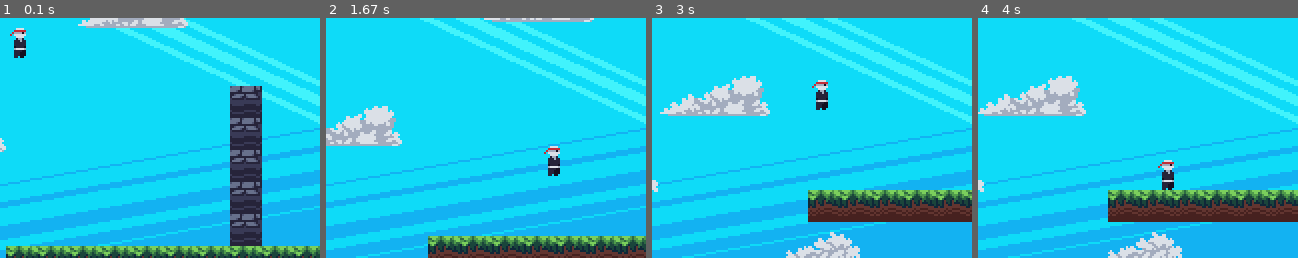
Above: before the commit, frames 1-4 (left to right).
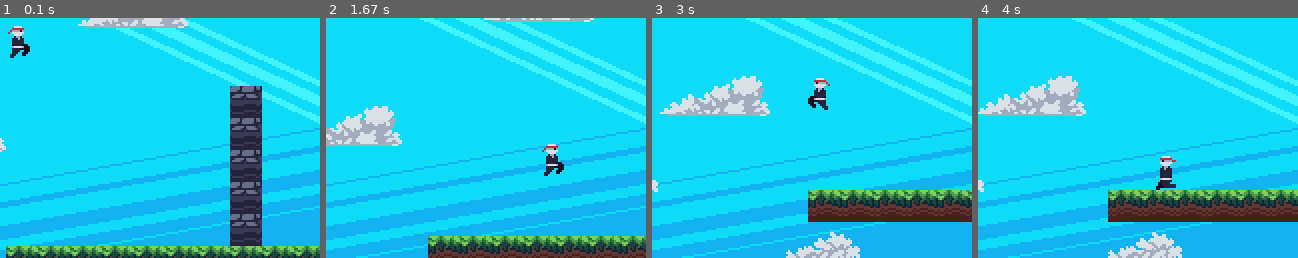
Above: after the commit, the same moments.

Repository: Leovalcante/pygame-platformer
Game: pygame game, started from game.py
Two runs of this game, one before a commit and one after it. Both use one fixed random seed, a clock stepped at 60 frames per second and the inputs below.
Inputs:
- Up to frame 1 (0.1 s): no input
- Up to frame 2 (1.67 s): hold Right 0.33-0.8 s; hold Up 0.83-1.13 s; hold Right 1.17-1.63 s
- Up to frame 3 (3 s): hold Left 1.67-2.2 s; hold Left 2.23-2.63 s; hold Up from 2.67 s (still down)
- Up to frame 4 (4 s): release Up at 3.03 s; hold Right 3.07-3.7 s; hold Left from 3.73 s (still down)
The pictures show only the part of the screen within x 20-70%, y 24-74%; the shares and areas given below are measured in that part.

The runs differ from the first frame. In frame 1, 0.4% of the frame differs, in the area x 2-10%, y 3-17%; in frame 2, 0.4%; in frame 3, 0.5%; in frame 4, 0.5%, in the area x 55-62%, y 57-72%.

Commit message:
animations!

Diff:
--- a/game.py
+++ b/game.py
@@ -4,9 +4,9 @@
 import pygame
 
 from scripts.clouds import Clouds
-from scripts.entities import PhysicsEntity
+from scripts.entities import Player
 from scripts.tilemap import Tilemap
-from scripts.utils import load_image, load_images
+from scripts.utils import load_image, load_images, Animation
 
 
 class Game:
@@ -27,9 +27,24 @@
             "player": load_image(os.path.join("entities", "player.png")),
             "background": load_image("background.png"),
             "clouds": load_images("clouds"),
+            "player/idle": Animation(
+                load_images(os.path.join("entities", "player", "idle")), img_dur=6
+            ),
+            "player/run": Animation(
+                load_images(os.path.join("entities", "player", "run")), img_dur=4
+            ),
+            "player/jump": Animation(
+                load_images(os.path.join("entities", "player", "jump"))
+            ),
+            "player/slide": Animation(
+                load_images(os.path.join("entities", "player", "slide"))
+            ),
+            "player/wall_slide": Animation(
+                load_images(os.path.join("entities", "player", "wall_slide"))
+            ),
         }
         self.clouds = Clouds(self.assets["clouds"], count=16)
-        self.player = PhysicsEntity(self, "player", (50, 50), (8, 15))
+        self.player = Player(self, (50, 50), (8, 15))
         self.tilemap = Tilemap(self)
 
         self.scroll = [0, 0]
--- a/scripts/entities.py
+++ b/scripts/entities.py
@@ -7,17 +7,27 @@
 class PhysicsEntity:
     def __init__(self, game, e_type, pos, size):
         self.game = game
-        self.type = e_type
+        self.e_type = e_type
         self.pos = list(pos)
         self.size = size
         self.velocity = [0, 0]
-        self.collision = {"top": False, "bottom": False, "right": False, "left": False}
+        self.collision = {"up": False, "down": False, "right": False, "left": False}
+
+        self.action = ""
+        self.anim_offset = (-3, -3)
+        self.flip = False
+        self.set_action("idle")
 
     def rect(self):
         return pygame.Rect(self.pos[0], self.pos[1], self.size[0], self.size[1])
 
+    def set_action(self, action):
+        if action != self.action:
+            self.action = action
+            self.animation = self.game.assets[f"{self.e_type}/{self.action}"].copy()
+
     def update(self, tilemap, movement=None):
-        self.collision = {"top": False, "bottom": False, "right": False, "left": False}
+        self.collision = {"up": False, "down": False, "right": False, "left": False}
 
         if movement is None:
             movement = (0, 0)
@@ -43,17 +53,53 @@
             if entity_rect.colliderect(rect):
                 if fm_y > 0:
                     entity_rect.bottom = rect.top
-                    self.collision["bottom"] = True
+                    self.collision["down"] = True
                 if fm_y < 0:
                     entity_rect.top = rect.bottom
-                    self.collision["top"] = True
+                    self.collision["up"] = True
 
                 self.pos[1] = entity_rect.y
 
+        # This is not an if else as i don't want flip
+        # the animation if the character is still
+        if movement[0] > 0:
+            self.flip = False
+        elif movement[0] < 0:
+            self.flip = True
+
         self.velocity[1] = min(MAX_FALL_VEOLICITY, self.velocity[1] + 0.1)
 
-        if self.collision["bottom"] or self.collision["top"]:
+        if self.collision["down"] or self.collision["up"]:
             self.velocity[1] = 0
 
+        self.animation.update()
+
     def render(self, surf, offset=(0, 0)):
-        surf.blit(self.game.assets["player"], Vector2(self.pos) - Vector2(offset))
+        # surf.blit(self.game.assets["player"], Vector2(self.pos) - Vector2(offset))
+        surf.blit(
+            pygame.transform.flip(self.animation.img(), self.flip, False),
+            Vector2(self.pos) - Vector2(offset) + Vector2(self.anim_offset),
+        )
+
+
+class Player(PhysicsEntity):
+    def __init__(self, game, pos, size):
+        super().__init__(game, "player", pos, size)
+        self.air_time = 0
+
+    def update(self, tilemap, movement=(0, 0)):
+        super().update(tilemap, movement)
+
+        self.air_time += 1
+        if self.collision["down"]:
+            self.air_time = 0
+
+        in_air = self.air_time > 4
+        if in_air and self.collision["left"] or self.collision["right"]:
+            self.set_action("wall_slide")
+        elif in_air:
+            self.set_action("jump")
+        elif movement[0] != 0:
+            self.set_action("run")
+        else:
+            self.set_action("idle")
--- a/scripts/utils.py
+++ b/scripts/utils.py
@@ -20,3 +20,26 @@
         images.append(load_image(os.path.join(path, img_name)))
 
     return images
+
+
+class Animation:
+    def __init__(self, images, img_dur=5, loop=True) -> None:
+        self.images = images
+        self.loop = loop
+        self.img_duration = img_dur
+        self.done = False
+        self.frame = 0
+
+    def copy(self):
+        return Animation(self.images, self.img_duration, self.loop)
+
+    def update(self):
+        if self.loop:
+            self.frame = (self.frame + 1) % (self.img_duration * len(self.images))
+        else:
+            self.frame = min(self.frame + 1, self.img_duration * len(self.images) - 1)
+            if self.frame >= self.img_duration * len(self.images) - 1:
+                self.done = True
+
+    def img(self):
+        return self.images[int(self.frame / self.img_duration)]
